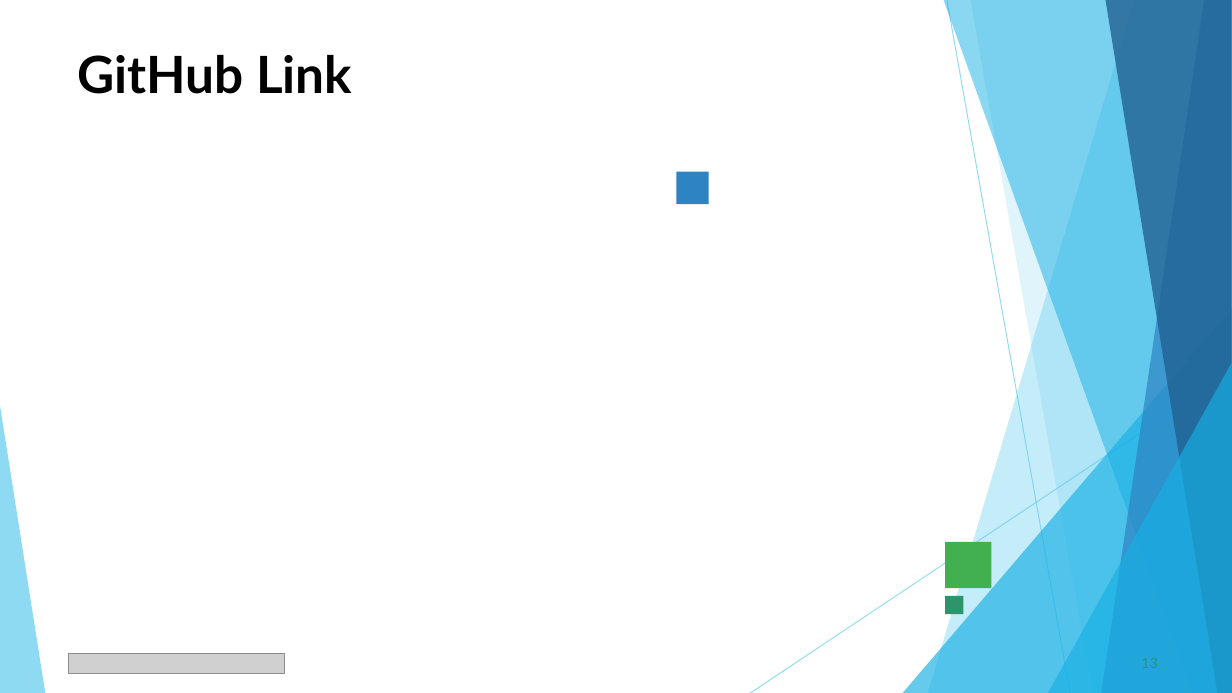
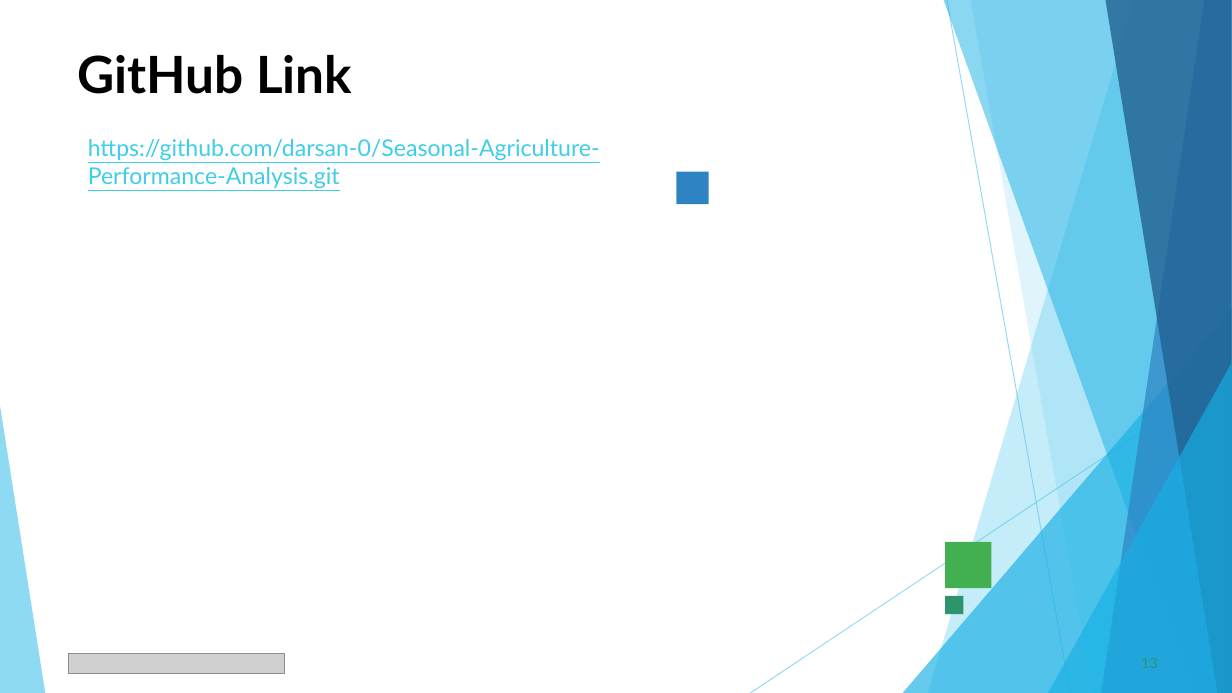
Before and after one commit to darsan-0/Seasonal-Agriculture-Performance-Analysis, a slide deck: slide 13 of VOIS_Major_Project_PPT_Submission_Template.pptx. Drawn at 1232x693 pixels with LibreOffice and Linux fonts; fonts in the diff are those of the drawing; grey boxes stand for pictures. Boxes give left, top, right and bottom in pixels: in the first picture for what was removed or moved away, otherwise in the second. Text is boxed around its words. In the diff, an @@ line names an element or a change of style, - is before the commit and + after.

```diff
--- a/VOIS_Major_Project_PPT_Submission_Template.pptx
+++ b/VOIS_Major_Project_PPT_Submission_Template.pptx
@@ text added at (88,139,600,188), 18 pt, text #3FCDE7, underline @@
+https://github.com/darsan-0/Seasonal-Agriculture-Performance-Analysis.git
```
Also in this commit, not shown: 3 other slides changed.
